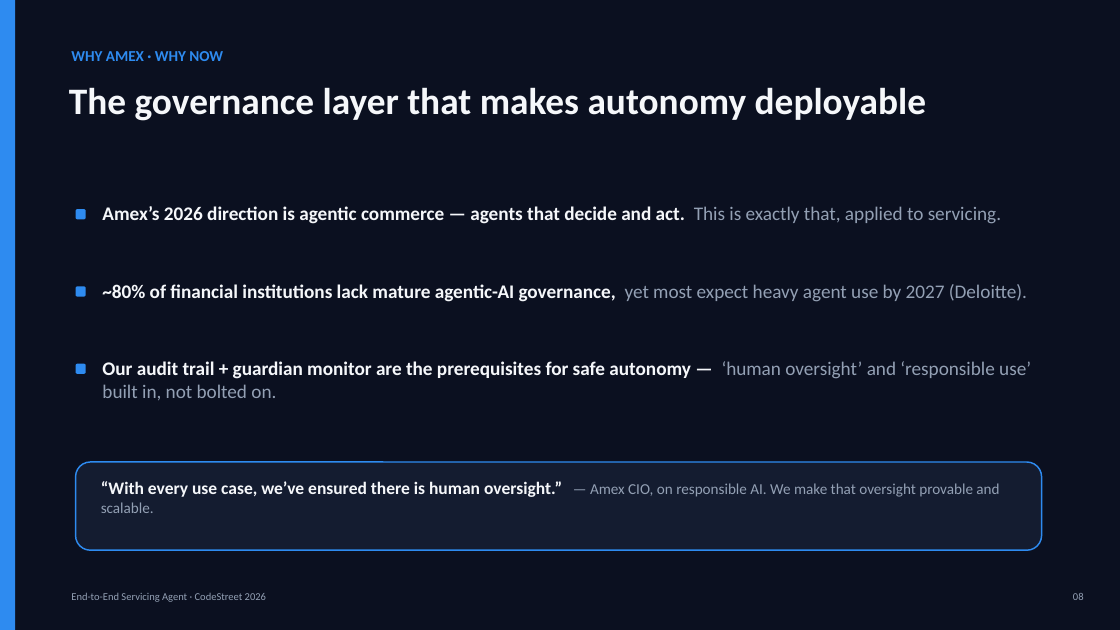
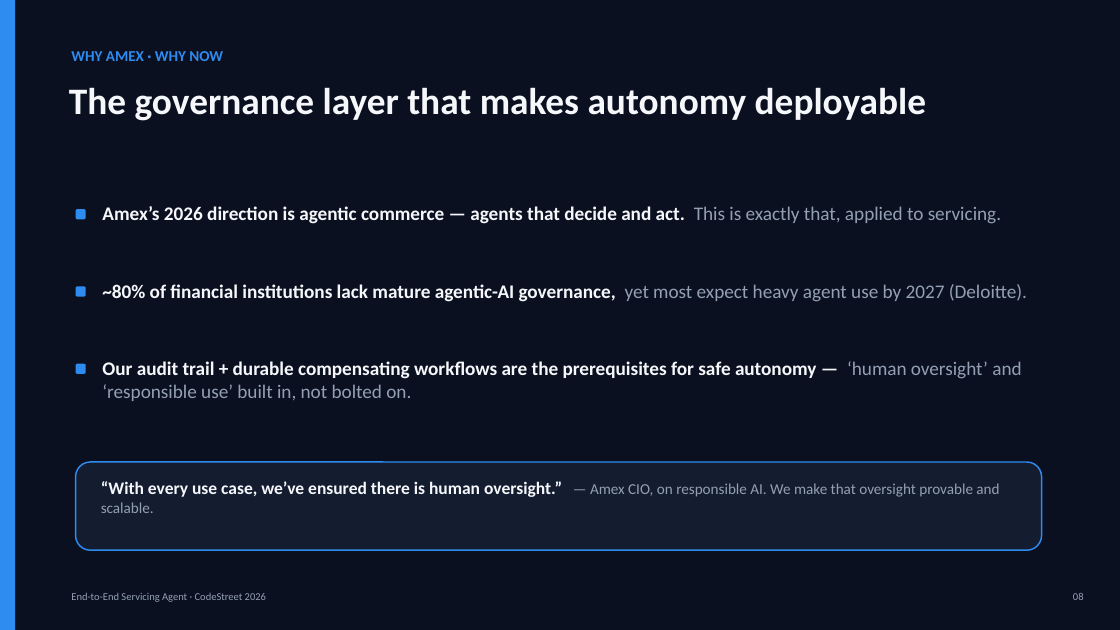
Before and after one commit to VaibhavDangaich/Codestreet_2026, a slide deck: slide 8 of deck/CodeStreet2026_Servicing_Agent.pptx. Drawn at 1120x630 pixels with LibreOffice and Linux fonts; fonts in the diff are those of the drawing. Boxes give left, top, right and bottom in pixels: in the first picture for what was removed or moved away, otherwise in the second. Text is boxed around its words. In the diff, an @@ line names an element or a change of style, - is before the commit and + after.

```diff
--- a/deck/CodeStreet2026_Servicing_Agent.pptx
+++ b/deck/CodeStreet2026_Servicing_Agent.pptx
@@ text at [102, 361, 1021, 401]: text changed @@
-Our audit trail + guardian monitor are the prerequisites for safe autonomy — ‘human oversight’ and ‘responsible use’ built in, not bolted on.
+Our audit trail + durable compensating workflows are the prerequisites for safe autonomy — ‘human oversight’ and ‘responsible use’ built in, not bolted on.
```
Also in this commit, not shown: 2 other slides changed, 2 other files.
